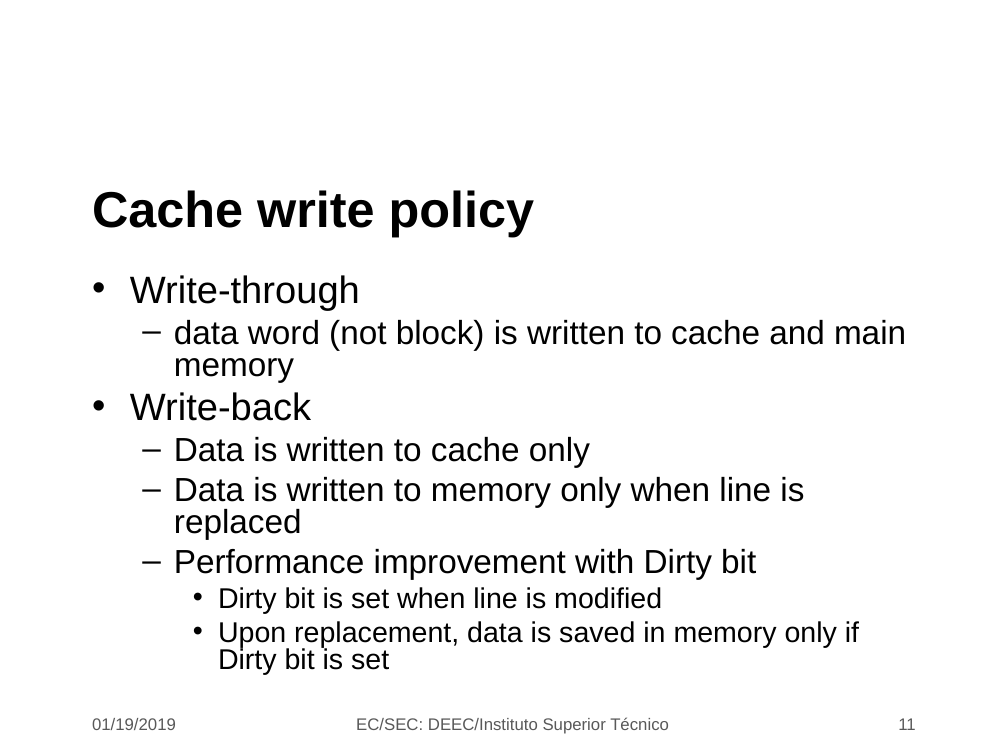
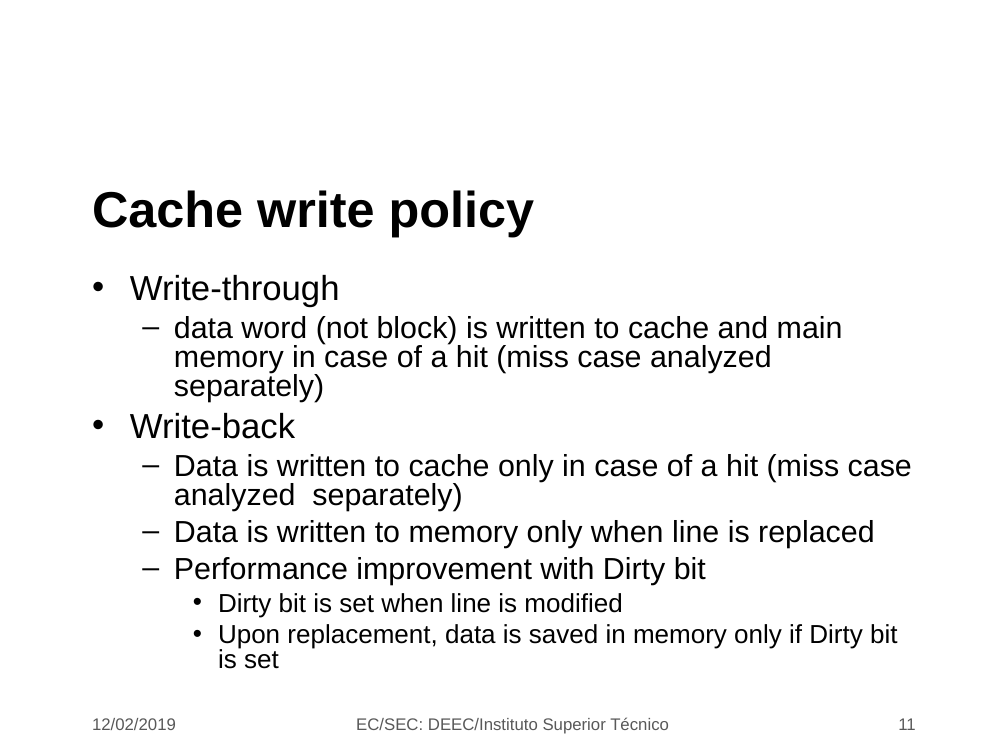
Before and after one commit to jjts/ist-sec, a slide deck: slide 11 of lectures/l20_cache/l20.odp. Drawn at 1008x756 pixels with LibreOffice and Linux fonts; fonts in the diff are those of the drawing; background and template pictures are left out. Boxes give left, top, right and bottom in pixels: in the first picture for what was removed or moved away, otherwise in the second. Text is boxed around its words. In the diff, an @@ line names an element or a change of style, - is before the commit and + after.

```diff
--- a/lectures/l20_cache/l20.odp
+++ b/lectures/l20_cache/l20.odp
@@ text at box(130, 275, 897, 669): size 27.2 to 24.8 pt in "Write-through", "Write-back"; size 23.8 to 21.7 pt in "Data is written to memory only when ...", "Performance improvement with Dirty bit"; size 20.4 to 18.6 pt in "Dirty bit is set when line is ...", "Upon replacement, data is saved in memory ..." @@
@@ text at box(174, 316, 843, 402): text changed; size 23.8 to 21.7 pt @@
-  – data word (not block) is written to cache and main memory
+  – data word (not block) is written to cache and main memory in case of a hit (miss case analyzed separately)
@@ text at box(174, 454, 912, 511): text changed; size 23.8 to 21.7 pt @@
-  – Data is written to cache only
+  – Data is written to cache only in case of a hit (miss case analyzed separately)
@@ text at box(92, 718, 176, 730): text changed @@
-01/19/2019
+12/02/2019
```
Also in this commit, not shown: 13 other slides changed.
